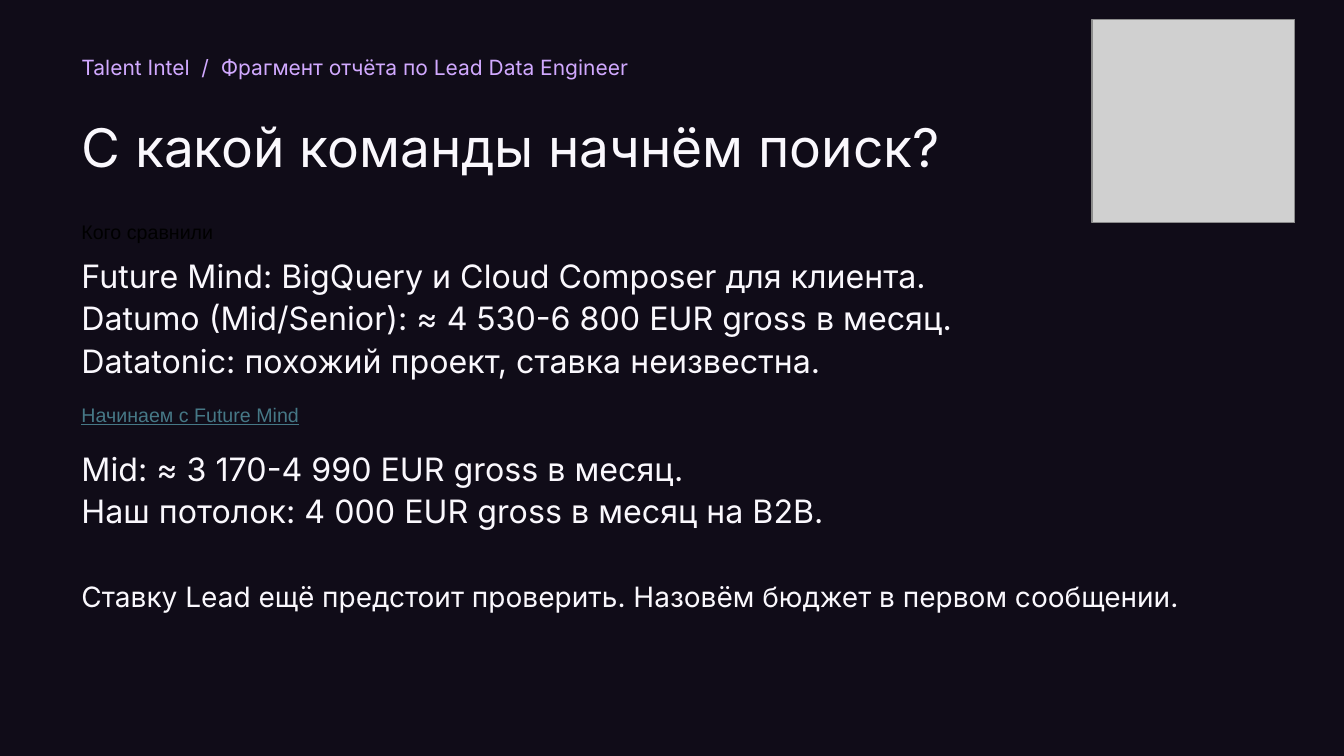
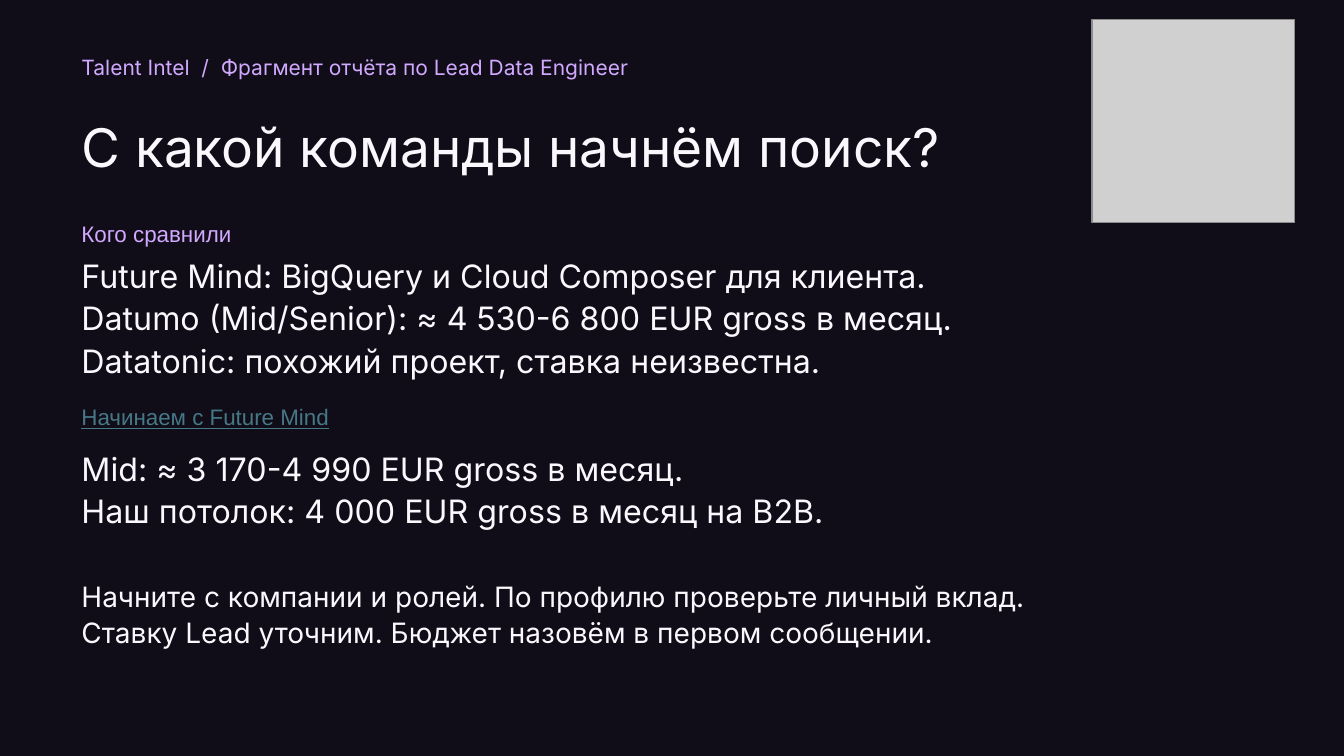
Before and after one commit to Da6ka/ta-meetup-ai-sourcing-2026-11-19, a slide deck: slide 7 of materials/spb-it-recruiter-meetup.pptx (slide 5 before the commit). Drawn at 1344x756 pixels with LibreOffice and Linux fonts; fonts in the diff are those of the drawing; grey boxes stand for pictures. Boxes give left, top, right and bottom in pixels: in the first picture for what was removed or moved away, otherwise in the second. Text is boxed around its words. In the diff, an @@ line names an element or a change of style, - is before the commit and + after.

```diff
--- a/materials/spb-it-recruiter-meetup.pptx
+++ b/materials/spb-it-recruiter-meetup.pptx
@@ text added at box(81, 226, 231, 247), 16 pt, text #D1A9FF @@
+Кого сравнили
@@ text "Начинаем с Future Mind" at box(81, 409, 328, 429): size 14 to 16 pt @@
@@ text at box(81, 585, 1025, 649): text changed @@
-Ставку Lead ещё предстоит проверить. Назовём бюджет в первом сообщении.
+Начните с компании и ролей. По профилю проверьте личный вклад.
+Ставку Lead уточним. Бюджет назовём в первом сообщении.
```
Also in this commit, not shown: 7 other slides changed, 4 slides added, 2 other files.
